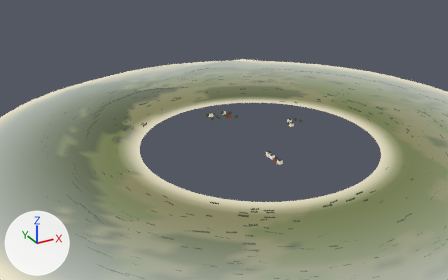
An edit to the Blender file assets/models/source/landscape.blend, drawn before and after from the same camera.
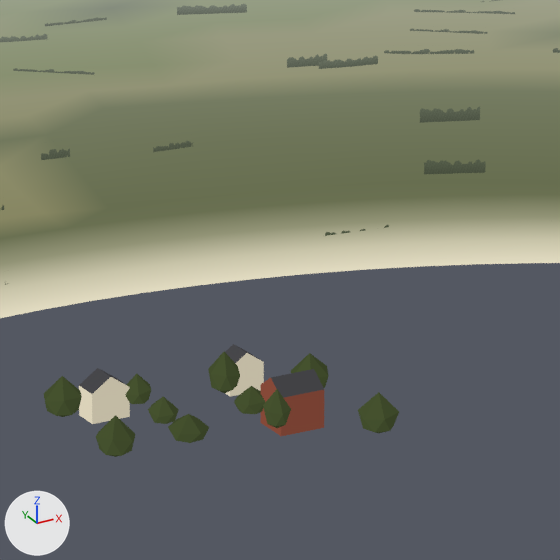
Old and new are each drawn from a 50 mm camera at (-848.0, -1339.0, 704.0) aimed at (-8.0, 188.0, -60.0) and again close up on the part from 45% to 57% of the width and 28% to 46% of the height. Lighting does not change. The marker at lower left points along +X, +Y and +Z. The last two pictures show the newer version.

Script lines for the objects in view, before the commit:
```python
me_landscape_far_terrain = bpy.data.meshes.new('landscape_far_terrain')
me_landscape_far_terrain.from_pydata(...)  # 3000 vertices, 2880 faces; spans x -801.0..801.0, y -801.0..801.0, z -40.0..24.0
me_landscape_far_terrain.polygons.foreach_set('use_smooth', [True] * 2880)
me_landscape_far_terrain.materials.append(mat_m_landscape_terrain)
me_landscape_far_trees = bpy.data.meshes.new('landscape_far_trees')
me_landscape_far_trees.from_pydata(...)  # 2232 vertices, 558 faces; spans x -645.0..788.0, y -786.0..786.0, z -6.0..29.0
me_landscape_far_trees.materials.append(mat_m_landscape_trees)
me_landscape_town = bpy.data.meshes.new('landscape_town')
me_landscape_town.from_pydata(...)  # 1170 vertices, 366 faces; spans x -43.0..198.0, y -140.0..250.0, z -4.0..15.0
me_landscape_town.materials.append(mat_m_landscape_town)
ob_landscape_far_terrain = bpy.data.objects.new('landscape_far_terrain', me_landscape_far_terrain)
ob_landscape_far_terrain.parent = ob_landscape_far
ob_landscape_far_terrain.location = (0.0, 0.0, 0.0)
ob_landscape_far_trees = bpy.data.objects.new('landscape_far_trees', me_landscape_far_trees)
ob_landscape_far_trees.parent = ob_landscape_far
ob_landscape_far_trees.location = (0.0, 0.0, 0.0)
ob_landscape_town = bpy.data.objects.new('landscape_town', me_landscape_town)
ob_landscape_town.location = (0.0, 0.0, 0.0)
```
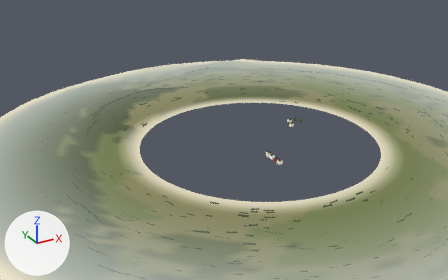
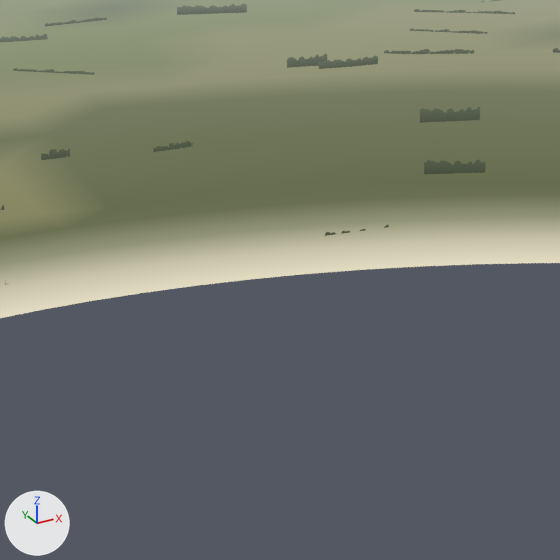
Where the change shows, as pixel boxes [x1, y1, x2, y2] in the close-ups (560 x 560 px):
'landscape_town', reshaped (not visible afterwards): before [44, 344, 399, 457]

The change in detail:
me_landscape_town is used by ob_landscape_town; location (0.0, 0.0, 0.0).
me_landscape_town had 1170 vertices, 366 faces and spanned x -43.0..198.0, y -140.0..250.0, z -4.0..15.0.
me_landscape_town now has 372 vertices, 108 faces and spans x -28.0..198.0, y -140.0..102.0, z -4.0..13.0.
me_landscape_town part 1: 258 loose pieces with 798 vertices, spanning x -43.0..42.0, y 184.0..250.0, z -1.0..15.0, are deleted.
